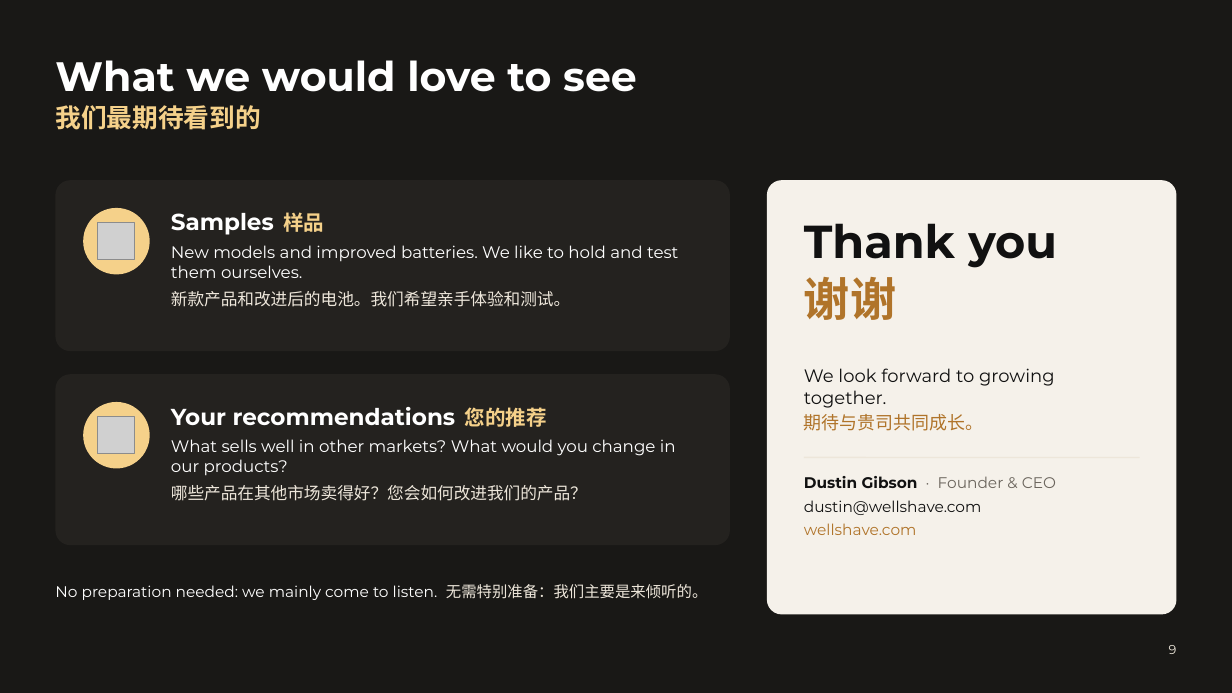
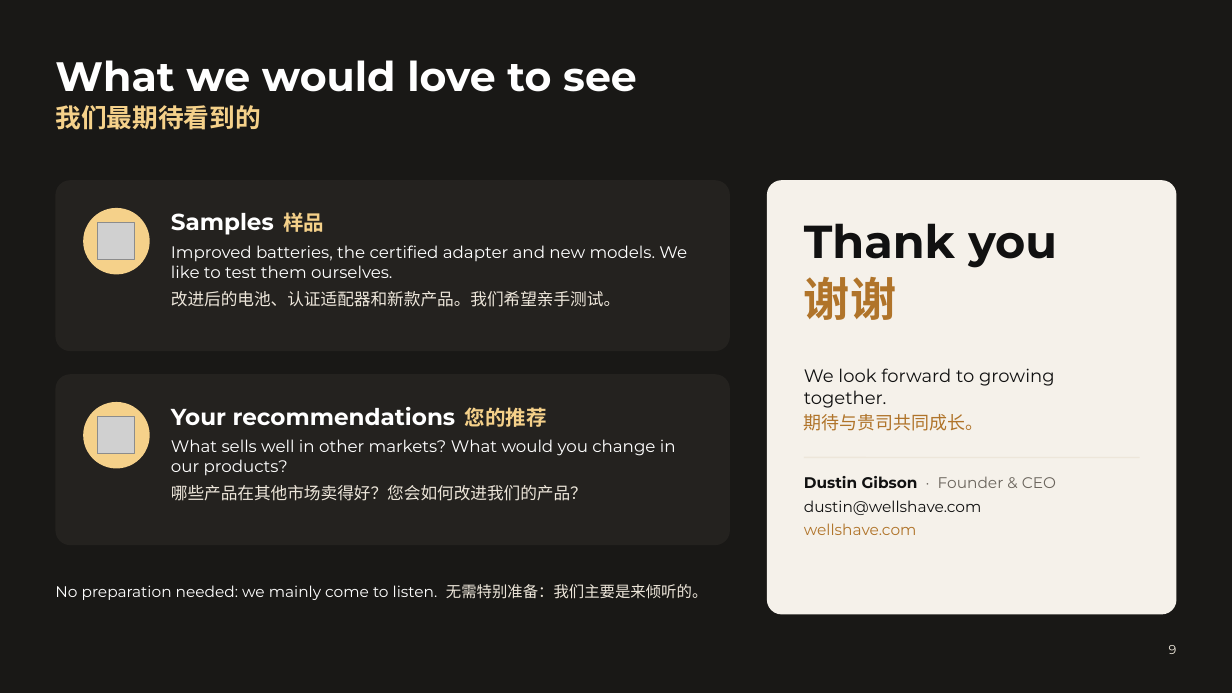
Before and after one commit to Wellshave/design, a slide deck: slide 9 of presentaties/fabrieksbezoek-china-2026/uitvoer/Wellshave_Factory_Visit_iClipper.pptx. Drawn at 1232x693 pixels with LibreOffice and Linux fonts; fonts in the diff are those of the drawing; grey boxes stand for pictures; background and template pictures are left out. Boxes give left, top, right and bottom in pixels: in the first picture for what was removed or moved away, otherwise in the second. Text is boxed around its words. In the diff, an @@ line names an element or a change of style, - is before the commit and + after.

```diff
--- a/presentaties/fabrieksbezoek-china-2026/uitvoer/Wellshave_Factory_Visit_iClipper.pptx
+++ b/presentaties/fabrieksbezoek-china-2026/uitvoer/Wellshave_Factory_Visit_iClipper.pptx
@@ text at (171, 245, 687, 307): text changed @@
-New models and improved batteries. We like to hold and test them ourselves.
-新款产品和改进后的电池。我们希望亲手体验和测试。
+Improved batteries, the certified adapter and new models. We like to test them ourselves.
+改进后的电池、认证适配器和新款产品。我们希望亲手测试。
```
Also in this commit, not shown: 1 other slide changed, 6 other files.
